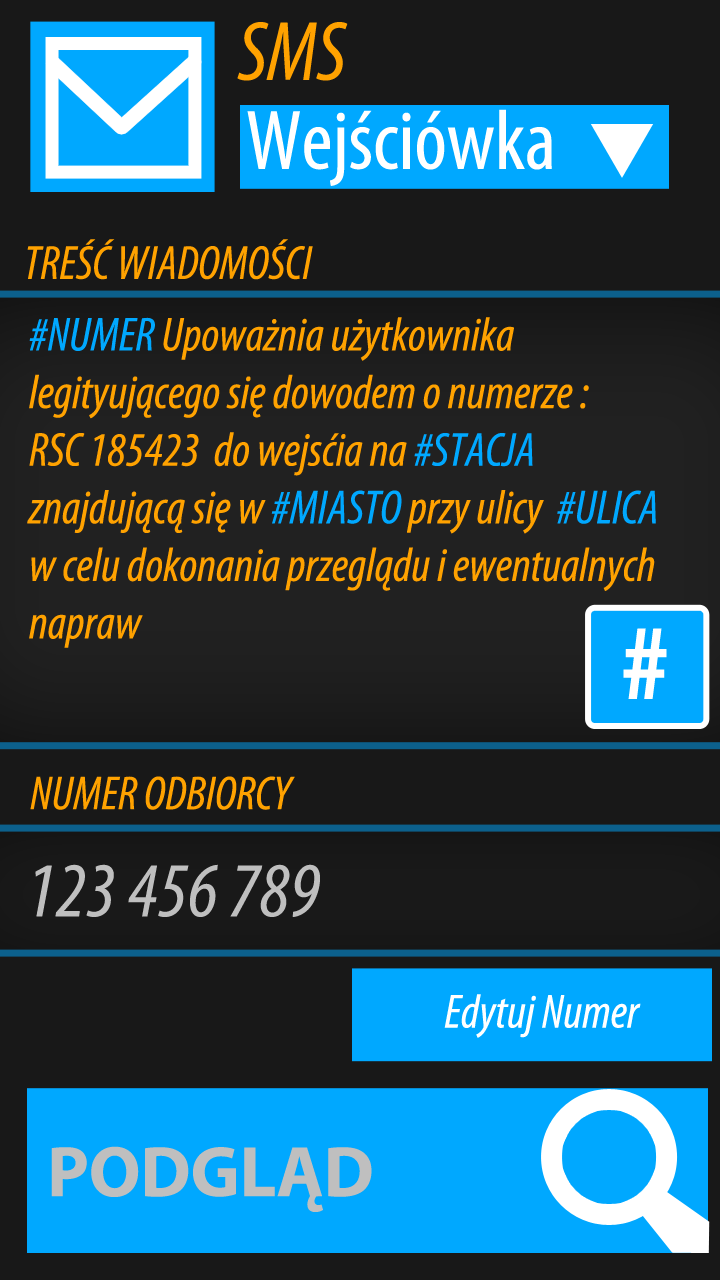
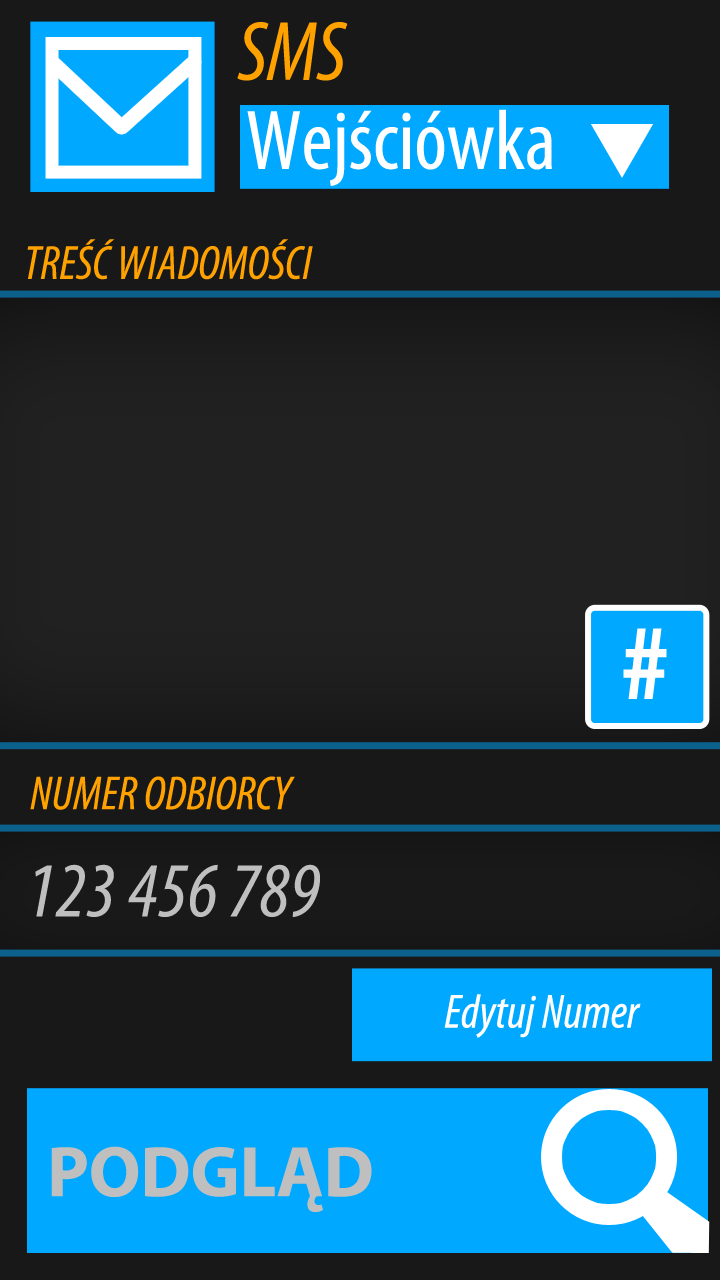
Layered file, before and after one edit (720x1280). Changes by layer:
renamed "#NUMER Upoważnia użytkownika legityującego się dowodem o numerz" to (unnamed layer), painted on it over [27, 317, 656, 648]
